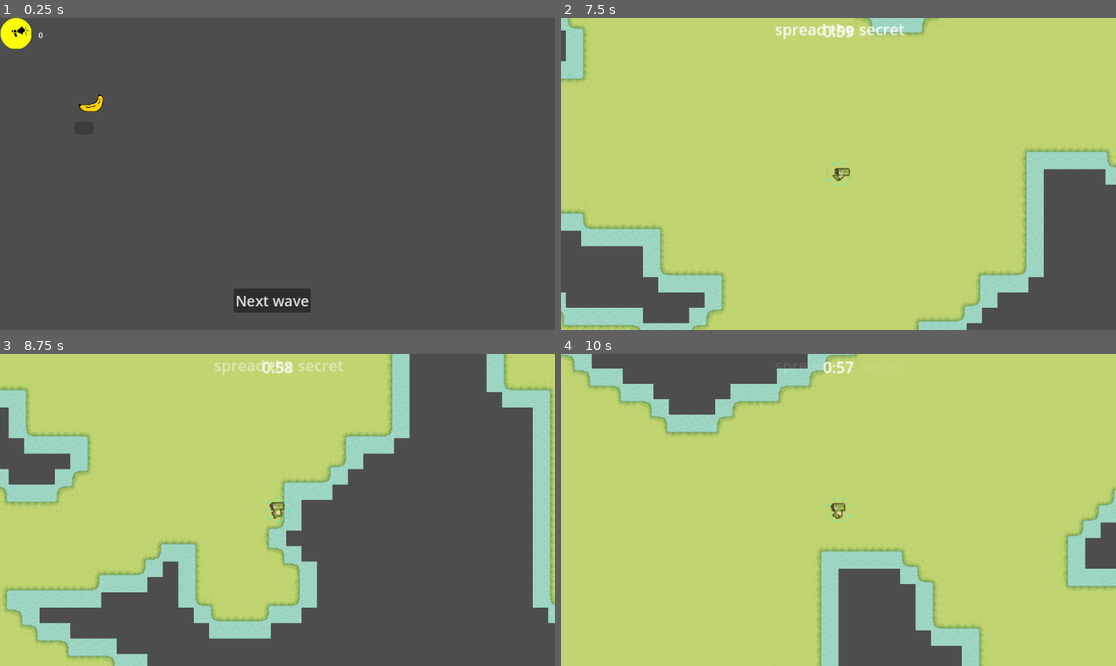
Above: before the commit, frames 1-4 (two rows, left to right).
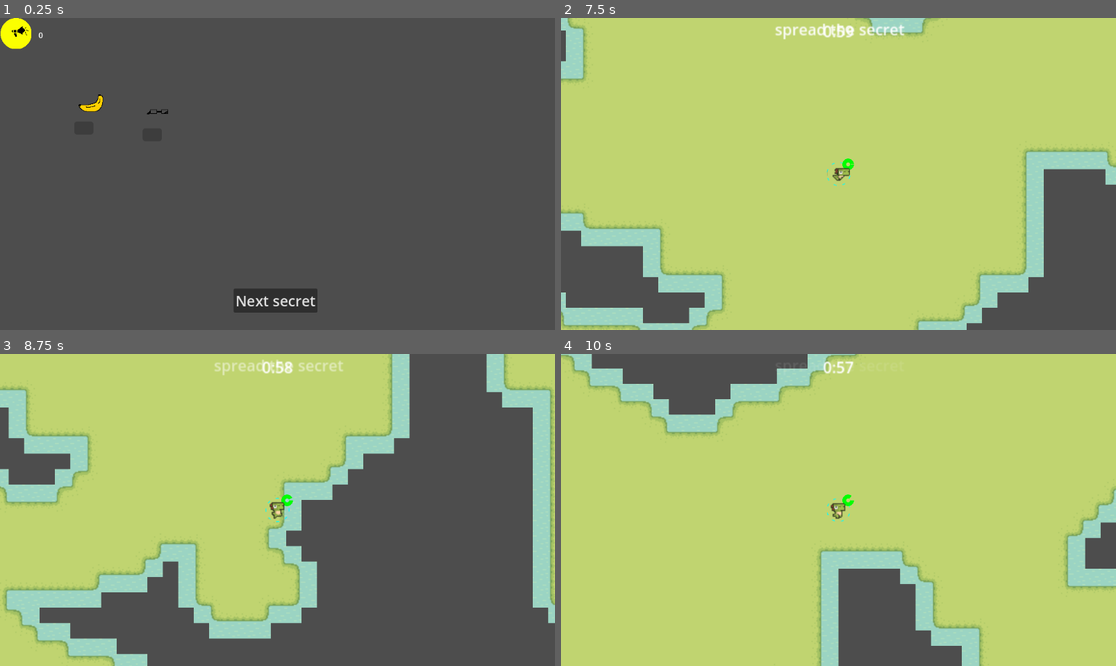
Above: after the commit, the same moments.

Repository: sentinelle28/Secret-Spreader
Game: Godot game, scene res://component/menu/shop.tscn
The game is run twice, just before and just after one commit, with the same random seed, the same clock (stepped at 60 frames per second) and the same inputs. This scene is started directly instead of the project's main scene.
Inputs (mouse positions are in pixels of both pictures, inside the frame that each line leads up to; where the layout moved, square brackets give the same spot in the first picture):
- Up to frame 1 (0.25 s): no input
- Up to frame 2 (7.5 s): click (716, 114) [649, 108] at 0.5 s; click "Next wave" (after the commit: "Next secret") at 1.25 s; click "Next wave" (after the commit: "Next secret") at 2 s; hold Right (ui_right) 2.78-3.53 s; hold Shift (run) 2.78-3.53 s; hold Down (ui_down) 3.53-4.28 s; tap Shift (run) at 3.6, 5.1, 6.6 s; hold Right (ui_right) 4.28-5.03 s; hold Shift (run) 4.28-5.03 s; hold Up (ui_up) 5.03-5.78 s; hold Shift (run) 5.78-6.53 s; hold Left (ui_left) 5.78-7.28 s; hold Down (ui_down) from 7.28 s (still down); hold Shift (run) from 7.28 s (still down)
- Up to frame 3 (8.75 s): release Down (ui_down) at 8.03 s; release Shift (run) at 8.03 s; hold Right (ui_right) from 8.03 s (still down); tap Shift (run) at 8.1 s
- Up to frame 4 (10 s): release Right (ui_right) at 8.78 s; hold Up (ui_up) 8.78-9.53 s; hold Shift (run) 8.78-9.53 s; hold Right (ui_right) from 9.53 s (still down); tap Shift (run) at 9.6 s

The runs differ from the first frame. In frame 1, 0.2% of the frame differs, in the area x 26-58%, y 29-95%; in frame 2, less than 0.1%; in frame 3, less than 0.1%; in frame 4, less than 0.1%.
Error in both runs: Invalid assignment of property or key 'text' with value of type 'int' on a base object of type 'Label'. (res://component/menu/shop.gd:5)

Commit message:
made a stamina bar

Diff:
--- a/component/character/player/player.gd
+++ b/component/character/player/player.gd
@@ -7,19 +7,20 @@
 @export var area_of_influence:int = 12
 
 
-@onready var stamina:int = max_stamina
+@onready var stamina:float = max_stamina
 
-var is_running:bool = false
 var stamina_mult:float = 1
 
 #animation for the circle
 var offset:float = 0
 
 var can_move:bool = false
+var is_truly_running:bool = false
 
 # Called when the node enters the scene tree for the first time.
 func _ready() -> void:
 	_init()
+	_set_area_of_influence(area_of_influence)
 
 func _init()->void:
 	base_speed = PlayerStats.base_speed
@@ -37,18 +38,21 @@
 	if can_move:
 		offset += delta
 		queue_redraw()
-		_regen_stamina()
-		_move()
+		_regen_stamina(delta)
+		_move(delta)
 		move_and_slide()
 
 func _draw() -> void:
 	for i in range(0,361,15):
 		draw_arc(Vector2.ZERO,float(area_of_influence),deg_to_rad(i*15)+offset,deg_to_rad((i+1)*15)+offset,100,Color(0, 1, 1, 0.318),1)
 
+	if stamina != max_stamina:
+		var end_angle:float = (stamina/max_stamina)*2*PI
+		draw_arc(Vector2(10,-10),4,0,end_angle,1000,Color.GREEN,4)
 
-func _move()->void:
+func _move(delta:float)->void:
 	var direction:Vector2 = Input.get_vector("ui_left","ui_right","ui_up","ui_down")
-	_check_run()
+	_check_run(delta)
 	velocity = direction*base_speed*stamina_mult
 	_change_sprite(direction)
 	_change_animation(velocity)
@@ -62,24 +66,29 @@
 func _change_animation(force:Vector2)->void:
 	if force == Vector2.ZERO:
 		$AnimatedSprite2D.play("idle")
-	elif force != Vector2.ZERO and is_running:
+	elif force != Vector2.ZERO and is_running():
 		$AnimatedSprite2D.play("run")
-	elif force != Vector2.ZERO and not is_running:
+	elif force != Vector2.ZERO and not is_running():
 		$AnimatedSprite2D.play("walk")
 
-func _check_run()->void:
+func _check_run(delta:float)->void:
 	if Input.is_action_pressed("run") and stamina > 0:
-		is_running = true
 		stamina_mult = 1.1 #to connect to player stats autoload
-	elif Input.is_action_just_released("run") or stamina < 0:
-		is_running = false
+		stamina -= delta*10
+		is_truly_running = true
+	elif Input.is_action_just_released("run") or stamina <= 0:
 		stamina_mult = 1
+		is_truly_running = false
 
-func _regen_stamina()->void:
-	if not is_running:
-		stamina = lerp(stamina,max_stamina,stamina_regen)
+func _regen_stamina(delta:float)->void:
+	if not is_running():
+		stamina += stamina_regen*delta
+		stamina = clampf(stamina,0,max_stamina)
 
 
 func _on_zone_of_influence_body_entered(body: Node2D) -> void:
 	if body is GoofyMen:
 		body._give_point()
+
+func is_running()->bool:
+	return is_truly_running
--- a/component/menu/shop.tscn
+++ b/component/menu/shop.tscn
@@ -1,9 +1,10 @@
-[gd_scene load_steps=5 format=3 uid="uid://ugroy1anpfix"]
+[gd_scene load_steps=6 format=3 uid="uid://ugroy1anpfix"]
 
 [ext_resource type="Script" path="res://component/menu/shop.gd" id="1_2jo55"]
 [ext_resource type="Texture2D" uid="uid://dldr3doapms74" path="res://asset/upgrade/banana_upgrade.png" id="2_lv80v"]
 [ext_resource type="PackedScene" uid="uid://7r85hibg34nr" path="res://component/upgrade/template/upgrade_many.tscn" id="3_nwk4m"]
 [ext_resource type="Texture2D" uid="uid://dofvdgx6re8ox" path="res://asset/score_related/spreadcoins.png" id="4_ypvh4"]
+[ext_resource type="Texture2D" uid="uid://ixikgxdjs7ia" path="res://asset/upgrade/glass_upgrade.png" id="5_5a6wl"]
 
 [node name="shop" type="Control"]
 layout_mode = 3
@@ -21,7 +22,7 @@
 offset_right = 568.0
 offset_bottom = 593.0
 theme_override_font_sizes/font_size = 30
-text = "Next wave"
+text = "Next secret"
 
 [node name="HBoxContainer" type="Node" parent="."]
 
@@ -45,5 +46,17 @@
 texture_normal = ExtResource("2_lv80v")
 related_var = Array[String](["base_speed"])
 power_increase = Array[int]([10])
+max_upgrade = 10
+
+[node name="Glass_upgrade" parent="." instance=ExtResource("3_nwk4m")]
+layout_mode = 0
+offset_left = 296.0
+offset_top = 168.0
+offset_right = 336.0
+offset_bottom = 208.0
+texture_normal = ExtResource("5_5a6wl")
+related_var = Array[String](["area_of_influence"])
+power_increase = Array[int]([10])
+max_upgrade = 10
 
 [connection signal="pressed" from="Button" to="." method="_on_button_pressed"]
